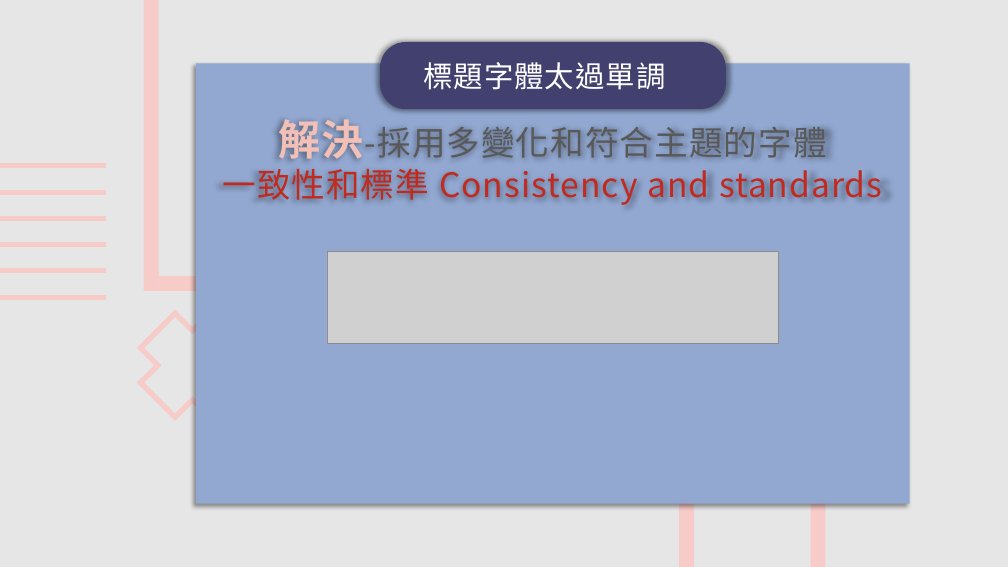
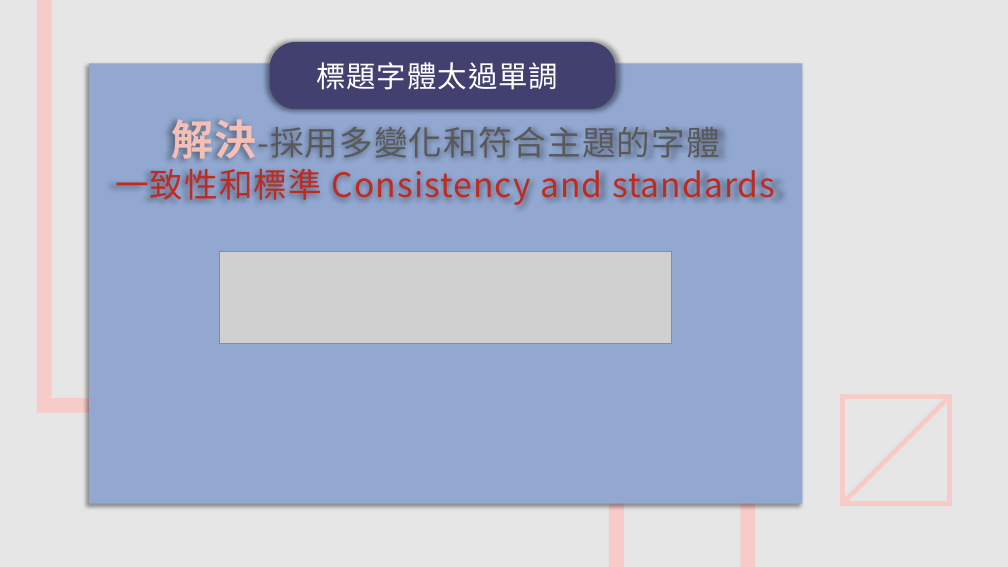
Before and after one commit to leonasdev/WebMidProject, a slide deck: slide 19 of 期末報告企畫書.pptx. Drawn at 1008x567 pixels with LibreOffice and Linux fonts; fonts in the diff are those of the drawing; grey boxes stand for pictures. Boxes give left, top, right and bottom in pixels: in the first picture for what was removed or moved away, otherwise in the second. Text is boxed around its words. In the diff, an @@ line names an element or a change of style, - is before the commit and + after.

```diff
--- a/期末報告企畫書.pptx
+++ b/期末報告企畫書.pptx
@@ rectangle added at box(37, 0, 52, 413), fill #F6CBC8 @@
@@ freeform shape removed at box(144, 0, 159, 276) @@
@@ rounded rectangle: place and size @@
-rounded rectangle at box(380, 42, 727, 109)
+rounded rectangle at box(270, 42, 616, 109)
@@ 2 texts, 1 picture: place and size @@
-2 texts, 1 picture at box(222, 62, 882, 343)
+2 texts, 1 picture at box(115, 62, 775, 343)
@@ rectangle: place and size @@
-rectangle at box(197, 64, 910, 504)
+rectangle at box(89, 64, 803, 504)
@@ rectangle added at box(660, 149, 732, 567), fill #E7E6E6 @@
@@ rectangle: place and size @@
-rectangle at box(811, 271, 826, 567)
+rectangle at box(609, 151, 624, 567)
@@ rectangle: place and size @@
-rectangle at box(679, 271, 694, 567)
+rectangle at box(740, 151, 755, 567)
@@ group removed at box(0, 166, 106, 297): 6 lines @@
@@ plus removed at box(123, 296, 261, 434) @@
@@ freeform shape removed at box(144, 276, 159, 291) @@
@@ freeform shape removed at box(159, 276, 431, 291) @@
@@ rectangle added at box(49, 398, 498, 413), fill #F6CBC8 @@
@@ rectangle added at box(842, 397, 950, 504), outline #F6CBC8 5 pt @@
@@ line added from (842, 504) to (950, 397), #F6CBC8 5 pt @@
```
Also in this commit, not shown: 9 other slides changed.
